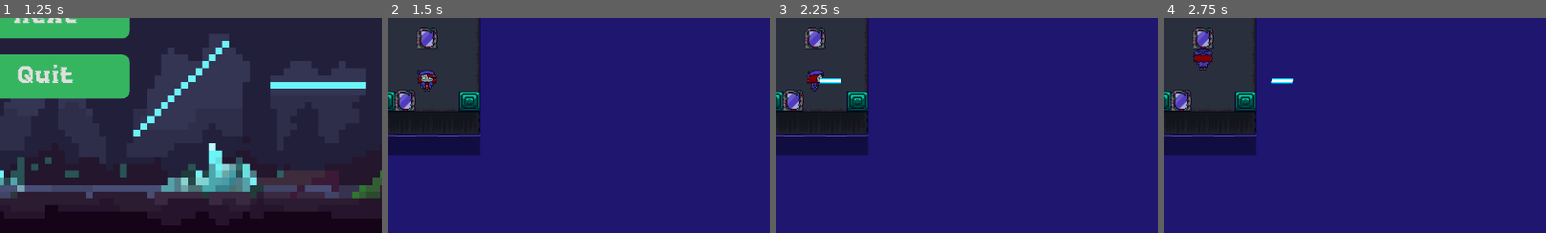
Above: before the commit, frames 1-4 (left to right).
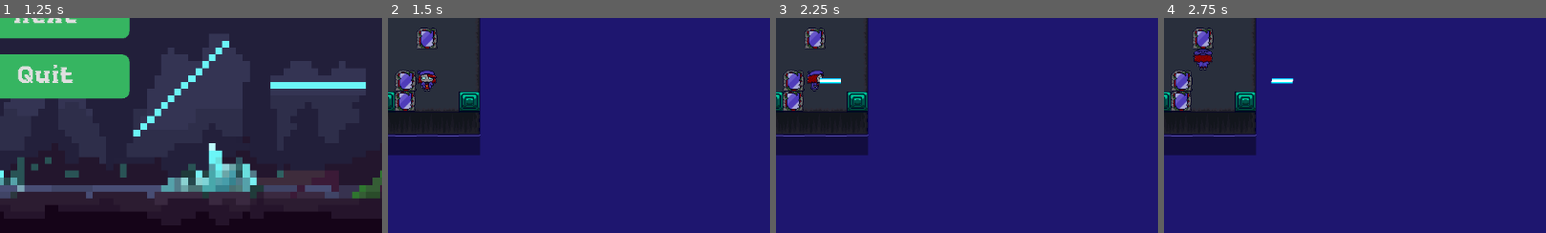
Above: after the commit, the same moments.

Repository: Alfreditann/rays2.1
Game: Godot game, scene res://Scenes/main_menu.tscn
The game is run twice, just before and just after one commit, with the same random seed, the same clock (stepped at 60 frames per second) and the same inputs.
Inputs:
- Up to frame 1 (1.25 s): click "Start Game" at 0.5 s
- Up to frame 2 (1.5 s): click "Next" at 1.25 s
- Up to frame 3 (2.25 s): hold Right (ui_right) from 2.03 s (still down); tap Space (action_1) at 2.1 s
- Up to frame 4 (2.75 s): keep holding Right (ui_right); tap W (move_up) at 2.27 s
The pictures show only the part of the screen within x 44-94%, y 47-97%; the shares and areas given below are measured in that part.

Frame 1 is identical in both runs. In frame 2, 0.4% of the frame differs, in the area x 2-8%, y 24-35%; in frame 3, 0.4%; in frame 4, 0.4%.
Error after the commit: Cannot call method 'is_colliding' on a null value. (res://GDScripts/move_component.gd:32)

Commit message:
Something for pushable mirror

Diff:
--- /dev/null
+++ b/rays/GDScripts/move_component.gd
@@ -0,0 +1,43 @@
+class_name MoveComponent
+extends Node
+
+@export var gravity : float = 3000.0
+@export var speed : float = 30.0
+@export var left_collision_ray: RayCast2D
+@export var right_collision_ray: RayCast2D
+
+@onready var parent: CharacterBody2D = get_parent()
+
+var grabbed : bool = false
+var player : Player = null
+
+func _physics_process(delta: float) -> void:
+	_apply_gravity(delta)
+	_push_movement()
+
+	parent.move_and_slide()
+
+func _apply_gravity(delta : float) -> void:
+	if not parent.is_on_floor():
+		parent.velocity.y += gravity * delta
+
+func _push_movement() -> void:
+	var direction = Input.get_axis("ui_left", "ui_right")
+	if direction == _get_collision_normal() and direction:
+		parent.velocity.x = speed * direction
+	else:
+		parent.velocity.x = 0.0
+
+func _get_collision_normal() -> float:
+	if left_collision_ray.is_colliding(): return 1.0
+	elif right_collision_ray.is_colliding(): return -1.0
+	else: return 0.0
+
+func _is_interacting() -> bool:
+	return left_collision_ray.is_colliding() or right_collision_ray.is_colliding()
+
+func _get_collider() -> Player:
+	for ray in [left_collision_ray, right_collision_ray]:
+		if ray.is_colliding() and ray.get_collider() is Player:
+			return ray.get_collider()
+	return null
--- a/rays/GDScripts/player.gd
+++ b/rays/GDScripts/player.gd
@@ -1,3 +1,4 @@
+class_name Player
 extends CharacterBody2D
 
 const tile_size: Vector2 = Vector2(32,32)
--- /dev/null
+++ b/rays/GDScripts/push_mirror.gd
@@ -0,0 +1,21 @@
+extends Node2D
+
+@export var tile_size := Vector2(32, 32)
+
+var moving := false
+var target_pos := Vector2.ZERO
+
+func start_move(dir: Vector2) -> void:
+	if moving:
+		return
+
+	moving = true
+	target_pos = global_position + dir * tile_size
+
+	var tween := create_tween()
+	tween.tween_property(self, "global_position", target_pos, 0.15)
+
+	tween.finished.connect(func():
+		global_position = target_pos
+		moving = false
+		)
--- a/rays/Scenes/level_3.tscn
+++ b/rays/Scenes/level_3.tscn
@@ -5,6 +5,7 @@
 [ext_resource type="PackedScene" uid="uid://dcai6x3ww052d" path="res://Scenes/pause_menu.tscn" id="5_vwg62"]
 [ext_resource type="PackedScene" uid="uid://1p2s8n6ibfjc" path="res://Scenes/Player.tscn" id="6_53xsp"]
 [ext_resource type="PackedScene" uid="uid://dkgpwx16us6ra" path="res://Scenes/mirror.tscn" id="6_qf6rc"]
+[ext_resource type="PackedScene" uid="uid://x7ytc4sof1tc" path="res://Scenes/push_mirror.tscn" id="7_5e78q"]
 [ext_resource type="PackedScene" uid="uid://dbmyo5t0t7v7o" path="res://Scenes/pushable_mirror.tscn" id="7_53xsp"]
 
 [sub_resource type="TileSetAtlasSource" id="TileSetAtlasSource_8ffim"]
@@ -498,3 +499,6 @@
 
 [node name="mirror" parent="." unique_id=1535472843 instance=ExtResource("6_qf6rc")]
 position = Vector2(560, 336)
+
+[node name="PushMirror" parent="." unique_id=1899257704 instance=ExtResource("7_5e78q")]
+position = Vector2(528, 398)
--- /dev/null
+++ b/rays/Scenes/push_mirror.tscn
@@ -0,0 +1,26 @@
+[gd_scene format=3 uid="uid://x7ytc4sof1tc"]
+
+[ext_resource type="Texture2D" uid="uid://b6nau0hdpt3bv" path="res://Assets/Objects/mirror.png" id="1_i78wt"]
+[ext_resource type="Script" uid="uid://da33wh6d6y46a" path="res://GDScripts/move_component.gd" id="2_1aegk"]
+
+[sub_resource type="RectangleShape2D" id="RectangleShape2D_1aegk"]
+size = Vector2(30, 30)
+
+[node name="PushMirror" type="CharacterBody2D" unique_id=1899257704]
+
+[node name="Sprite2D" type="Sprite2D" parent="." unique_id=1280412062]
+texture = ExtResource("1_i78wt")
+region_enabled = true
+region_rect = Rect2(0, 0, 32, 31.5)
+
+[node name="CollisionShape2D" type="CollisionShape2D" parent="." unique_id=180038929]
+shape = SubResource("RectangleShape2D_1aegk")
+
+[node name="MoveComponent" type="Node" parent="." unique_id=676501714]
+script = ExtResource("2_1aegk")
+
+[node name="RightCollisionRay" type="RayCast2D" parent="." unique_id=1554549398]
+target_position = Vector2(20, 0)
+
+[node name="LeftCollisionRay" type="RayCast2D" parent="." unique_id=355508927]
+target_position = Vector2(-20, 0)
Not shown, added: rays/GDScripts/move_component.gd.uid
Not shown, added: rays/GDScripts/push_mirror.gd.uid
